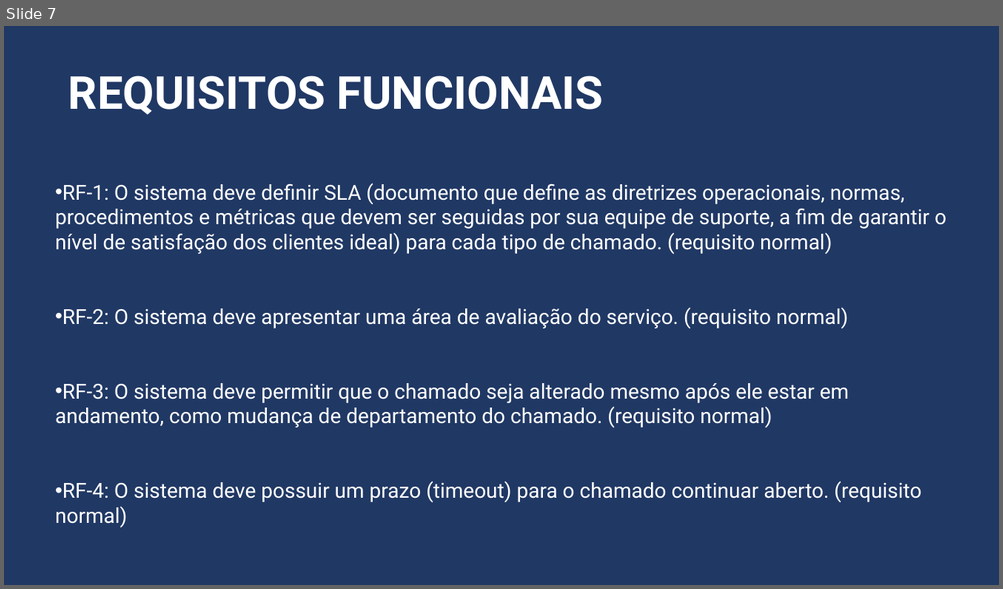
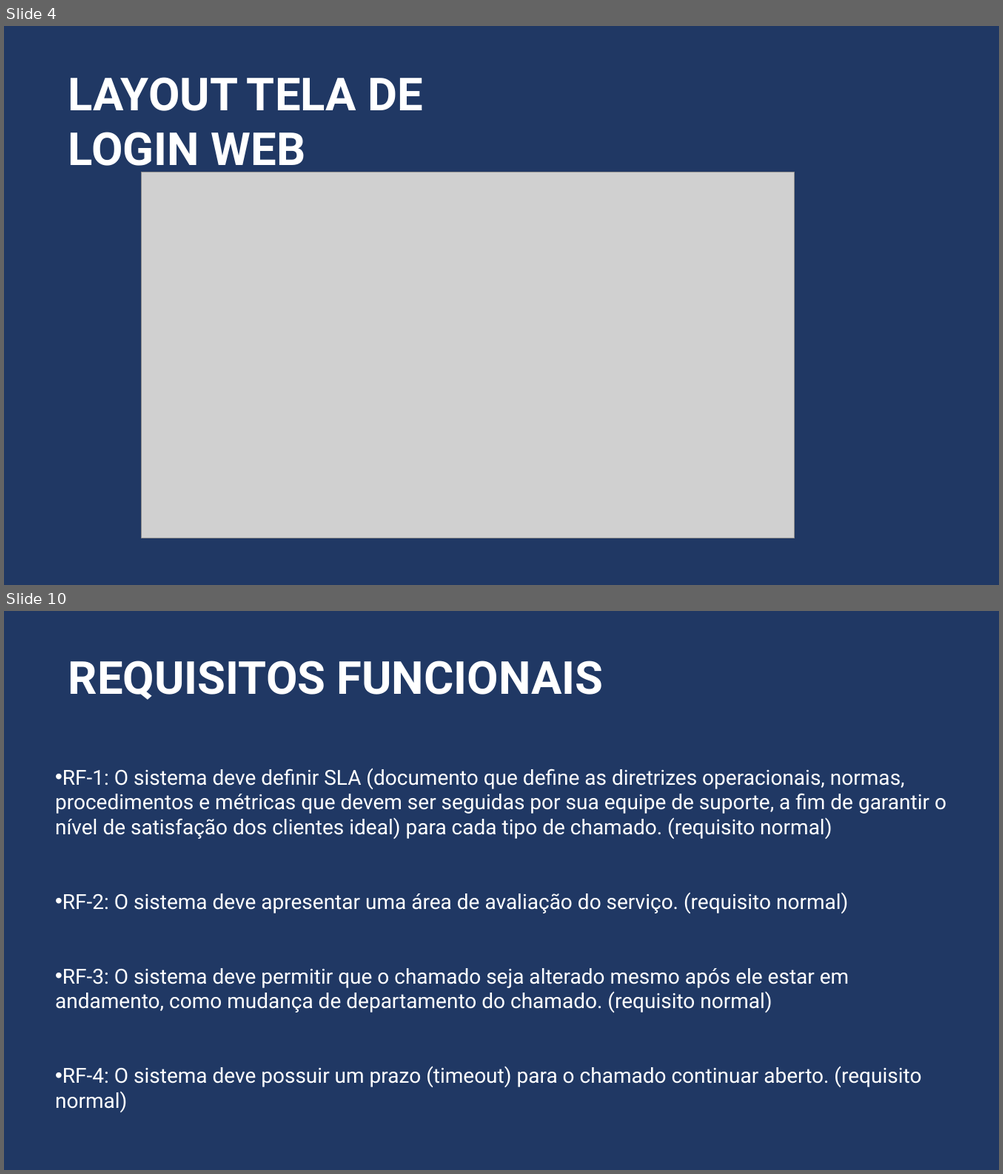
Before and after one commit to Nayayaa/Projeto_Front_End_Grupo, a slide deck: PROJETO_FRONT-END_1.pptx. Shown one above the other, each under a label of ours: slide 7 before the commit, slides 4 and 10 after it; the slides between them are not shown. The pictures are 1003x589 and 1003x1174 pixels, drawn with LibreOffice and Linux fonts; fonts in the diff are those of the drawing; grey boxes stand for pictures. Boxes give left, top, right and bottom in pixels: in the first picture for what was removed or moved away, otherwise in the second. Text is boxed around its words. In the diff, an @@ line names an element or a change of style, - is before the commit and + after.

```diff
--- a/PROJETO_FRONT-END_1.pptx
+++ b/PROJETO_FRONT-END_1.pptx
@@ slide 4 added at bbox=[4, 26, 999, 585], background #203864 @@
@@ text added at bbox=[68, 77, 423, 176], 44 pt, text #FFFFFF, bold @@
+LAYOUT TELA DE LOGIN WEB
@@ picture added at bbox=[142, 173, 794, 539] @@
@@ what was slide 7 is now slide 10 @@
```
Also in this commit, not shown: 2 slides changed, 3 other slides added, 1 slide removed.
